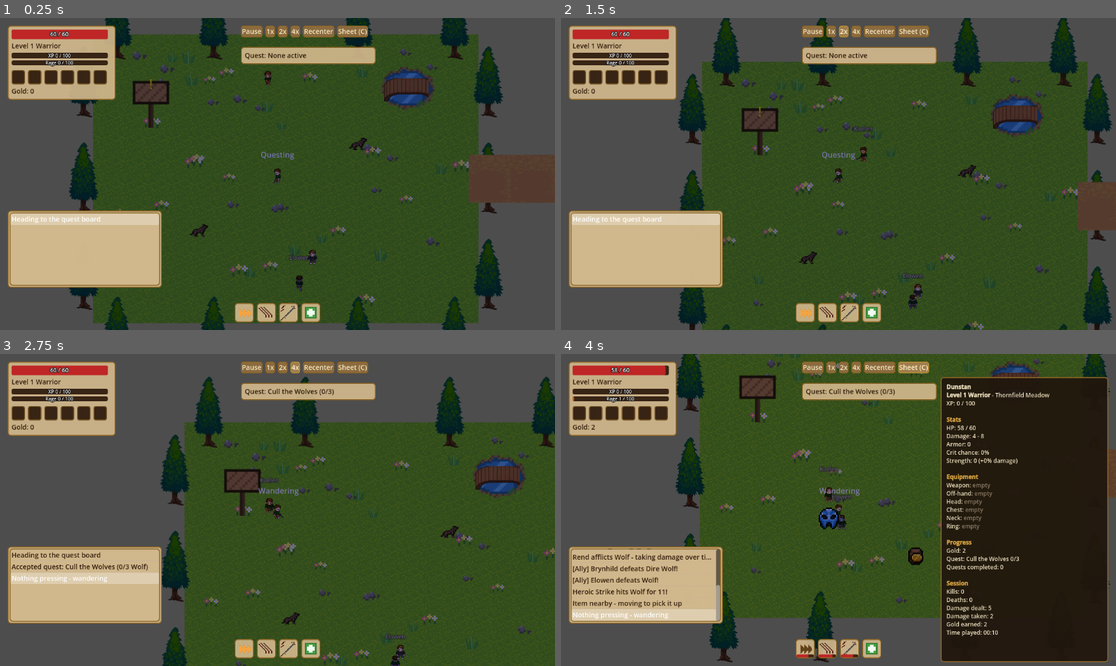
Above: before the commit, frames 1-4 (two rows, left to right).
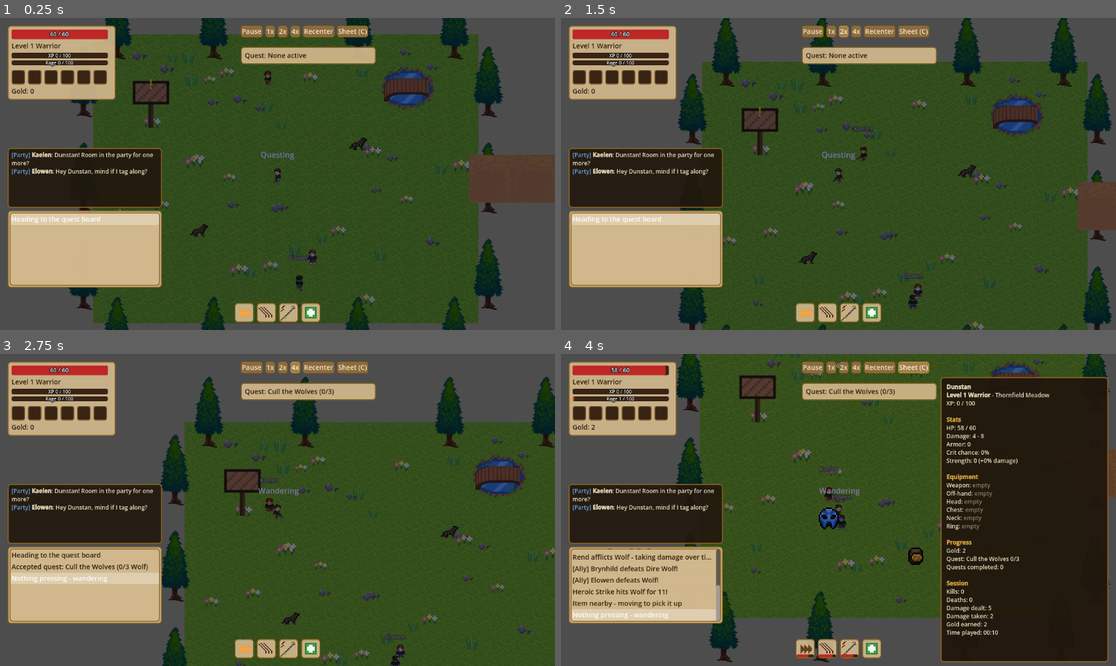
Above: after the commit, the same moments.

Repository: HexaLoid/ai-world-spectator
Game: Godot game, scene res://scenes/Main.tscn
The game is run twice, just before and just after one commit, with the same random seed, the same clock (stepped at 60 frames per second) and the same inputs.
Inputs:
- Up to frame 1 (0.25 s): no input
- Up to frame 2 (1.5 s): click "1x" at 0.5 s; click "2x" at 1.25 s
- Up to frame 3 (2.75 s): click "4x" at 2 s
- Up to frame 4 (4 s): click "Recenter" at 2.75 s; click "Sheet (C)" at 3.5 s

The runs differ from the first frame. In frame 1, 5.0% of the frame differs, in the area x 1-30%, y 41-61%; in frame 2, 5.1%; in frame 3, 5.2%; in frame 4, 5.2%.

Commit message:
Add ally chat: director, policy-driven lines and a chat panel
Co-Authored-By: Claude Sonnet 5 <noreply@anthropic.com>

Diff:
--- a/scenes/ui/SpectatorUI.tscn
+++ b/scenes/ui/SpectatorUI.tscn
@@ -8,6 +8,8 @@
 [ext_resource type="Script" path="res://scripts/ui/ability_bar.gd" id="7_abilitybar"]
 [ext_resource type="Script" path="res://scripts/ui/character_sheet.gd" id="8_charsheet"]
 [ext_resource type="Script" path="res://scripts/ui/target_frame.gd" id="9_targetframe"]
+[ext_resource type="Script" path="res://scripts/ui/chat_director.gd" id="10_chatdirector"]
+[ext_resource type="Script" path="res://scripts/ui/chat_panel.gd" id="11_chatpanel"]
 
 [sub_resource type="StyleBoxFlat" id="StyleBoxFlat_xpfill"]
 bg_color = Color(0.82, 0.65, 0.15, 1)
@@ -218,3 +220,25 @@
 position = Vector2(8, 44)
 theme_override_font_sizes/font_size = 12
 text = ""
+
+[node name="ChatDirector" type="Node" parent="."]
+script = ExtResource("10_chatdirector")
+
+[node name="ChatPanel" type="Panel" parent="."]
+theme = ExtResource("4_theme")
+script = ExtResource("11_chatpanel")
+position = Vector2(16, 270)
+size = Vector2(320, 124)
+
+[node name="Body" type="RichTextLabel" parent="ChatPanel"]
+anchors_preset = 15
+anchor_right = 1.0
+anchor_bottom = 1.0
+offset_left = 8.0
+offset_top = 6.0
+offset_right = -8.0
+offset_bottom = -6.0
+theme_override_font_sizes/normal_font_size = 12
+theme_override_font_sizes/bold_font_size = 12
+bbcode_enabled = true
+scroll_following = true
--- /dev/null
+++ b/scripts/ui/chat_director.gd
@@ -0,0 +1,98 @@
+extends Node
+
+## Decides who speaks and when. Gameplay code emits GameState.chat_event;
+## this picks a speaker, applies ChatPolicy's probability and cooldowns, builds
+## the text with ChatLines and emits GameState.chat_message. It also fires an
+## occasional "ambient" zone line. All timing uses its own game clock, so it
+## follows the speed control.
+
+const NEVER_MS := -1000000000.0
+
+var game_time_ms: float = 0.0
+var last_global_ms: float = NEVER_MS
+var last_spoke_ms: Dictionary = {}
+var next_ambient_ms: float = 0.0
+var rng := RandomNumberGenerator.new()
+
+func _ready() -> void:
+	rng.randomize()
+	next_ambient_ms = ChatPolicy.next_ambient_delay_ms(rng.randf())
+	GameState.chat_event.connect(_on_chat_event)
+	# The character recruits its starting party in its own _ready, before this
+	# node exists, so those greetings are replayed once everything is ready.
+	_greet_existing_party.call_deferred()
+
+func _process(delta: float) -> void:
+	game_time_ms += delta * 1000.0
+	if game_time_ms >= next_ambient_ms:
+		next_ambient_ms = game_time_ms + ChatPolicy.next_ambient_delay_ms(rng.randf())
+		_on_chat_event("ambient", {})
+
+func _greet_existing_party() -> void:
+	var leader = GameState.character
+	if leader == null or not is_instance_valid(leader):
+		return
+	for member in leader.party:
+		_on_chat_event("ally_joined", {"ally": member})
+
+func _on_chat_event(event: String, context: Dictionary) -> void:
+	if not ChatPolicy.should_fire(event, rng.randf()):
+		return
+	var leader = GameState.character
+	if leader == null or not is_instance_valid(leader):
+		return
+	var speaker = _pick_speaker(event, context, leader)
+	if speaker == null:
+		return
+	var speaker_name: String = speaker.player_name
+	var last_speaker_ms := float(last_spoke_ms.get(speaker_name, NEVER_MS))
+	if not ChatPolicy.can_speak(event, game_time_ms, last_global_ms, last_speaker_ms):
+		return
+	var zone_name := String(ZoneTable.ZONES[leader.current_zone_id]["name"])
+	var text := ChatLines.pick(event, rng, {
+		"leader": leader.character_name,
+		"ally": speaker_name,
+		"enemy": context.get("enemy", ""),
+		"item": context.get("item", ""),
+		"zone": context.get("zone", zone_name),
+		"level": context.get("level", ""),
+	})
+	if text == "":
+		return
+	last_global_ms = game_time_ms
+	last_spoke_ms[speaker_name] = game_time_ms
+	GameState.emit_signal("chat_message", _channel_for(event, speaker), speaker_name, text)
+
+## The ally who says the line, or null if nobody can.
+func _pick_speaker(event: String, context: Dictionary, leader: Node2D) -> Node:
+	match event:
+		"ally_joined", "ally_level_up", "ally_died":
+			var ally = context.get("ally", null)
+			if ally != null and is_instance_valid(ally):
+				return ally
+			return null
+		"ambient":
+			var candidates: Array = []
+			for sp in get_tree().get_nodes_in_group("simulated_players"):
+				if is_instance_valid(sp) and sp.group_leader == null and not sp.is_dead \
+						and sp.home_zone_id == leader.current_zone_id:
+					candidates.append(sp)
+			return _random_of(candidates)
+		_:
+			var living: Array = []
+			for member in leader.party:
+				if is_instance_valid(member) and not member.is_dead:
+					living.append(member)
+			return _random_of(living)
+
+func _random_of(nodes: Array) -> Node:
+	if nodes.is_empty():
+		return null
+	return nodes[rng.randi_range(0, nodes.size() - 1)]
+
+func _channel_for(event: String, speaker: Node) -> String:
+	if event == "ambient":
+		return "zone"
+	if event in ["ally_level_up", "ally_died"] and speaker.group_leader == null:
+		return "zone"
+	return "party"
--- /dev/null
+++ b/scripts/ui/chat_panel.gd
@@ -0,0 +1,29 @@
+extends Panel
+
+## Renders GameState.chat_message lines (see ChatLines.format), newest at the
+## bottom, trimmed to the last MAX_LINES.
+
+const MAX_LINES := 60
+const BODY_COLOR := Color(0.93, 0.88, 0.75, 1.0)
+
+@onready var body: RichTextLabel = $Body
+
+var line_count := 0
+
+func _ready() -> void:
+	# Dark panel (like the character sheet) so the channel colors stay readable.
+	var style := StyleBoxFlat.new()
+	style.bg_color = Color(0.13, 0.09, 0.05, 0.9)
+	style.set_border_width_all(2)
+	style.border_color = Color(0.55, 0.4, 0.15, 1.0)
+	style.set_corner_radius_all(6)
+	add_theme_stylebox_override("panel", style)
+	body.add_theme_color_override("default_color", BODY_COLOR)
+	GameState.chat_message.connect(_on_chat_message)
+
+func _on_chat_message(channel: String, speaker: String, text: String) -> void:
+	if line_count >= MAX_LINES:
+		body.remove_paragraph(0)
+	else:
+		line_count += 1
+	body.append_text(ChatLines.format(channel, speaker, text) + "\n")
Not shown: 1 places in scenes/ui/SpectatorUI.tscn that only renumber resources
Not shown, added: scripts/ui/chat_director.gd.uid
Not shown, added: scripts/ui/chat_panel.gd.uid
